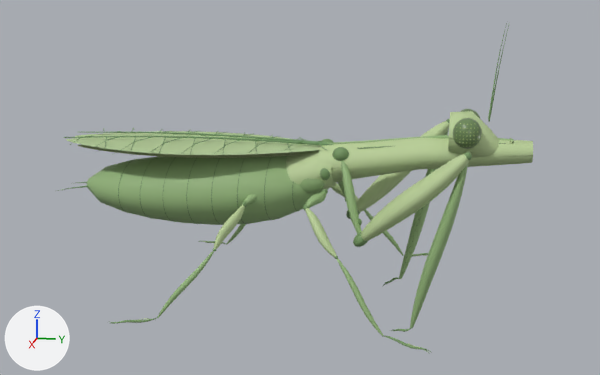
The glTF model assets/models/base1.glb, before and after one commit.
Camera for both pictures: a camera (50 mm lens) standing at (6.29, 1.07, 2.42) and looking at (0.0, -0.19, 0.85). The lights are fixed; the arrows at lower left show +X, +Y and +Z. The older version comes first. Where no turn or scale is listed for an object, it has been applied to the vertices. Vertices at exactly the same position are counted once.

In view in the first picture: 'Abdomen', 'Head', 'Leg_R_Mid_Femur', 'Pronotum', 'Raptor_L_Coxa', 'Raptor_L_Femur', 'Raptor_L_Tarsus', 'Raptor_L_Tibia', 'Raptor_R_Coxa', 'Raptor_R_Femur', 'Raptor_R_Tarsus', 'Raptor_R_Tibia', 'Thorax', 'Wing_L', 'Wing_R' and 11 more.
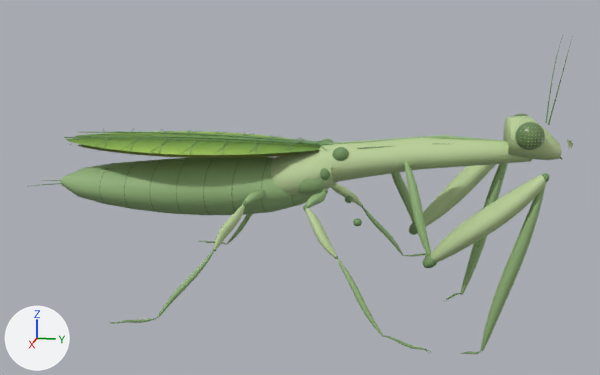
Where the newer file only moved an object's origin or applied its transform, the numbers keep the older frame.

Changed parts and their boxes [x1, y1, x2, y2] in the pictures (600 x 375 px):
'Abdomen', moved, rescaled: before [57, 156, 328, 225]; after [27, 157, 328, 215]
'Raptor_R_Femur', moved: before [353, 154, 469, 247]; after [423, 175, 547, 268]
'Head', reshaped (7% shorter): before [448, 23, 514, 157]; after [504, 35, 573, 160]
'Wing_R', surface changed (darker): [64, 135, 323, 159] in both
'Raptor_R_Tibia', moved: before [410, 152, 472, 328]; after [480, 173, 549, 351]
'Raptor_L_Femur', moved: before [346, 121, 449, 219]; after [409, 139, 504, 235]
'Raptor_L_Tibia', moved: before [399, 119, 450, 279]; after [460, 163, 508, 295]
'Raptor_R_Coxa', moved: before [341, 160, 362, 234]; after [404, 161, 431, 255]
'Wing_L', surface changed (darker): [75, 129, 322, 146] in both
'Raptor_L_Coxa', moved (mostly hidden before): before [337, 181, 345, 196]; after [391, 172, 415, 223]
'Raptor_R_Tarsus', moved: before [391, 328, 411, 332]; after [462, 351, 481, 354]
'Raptor_L_Tarsus', moved: before [383, 277, 399, 286]; after [446, 293, 460, 300]

Diff of the bpy script that builds the scene:
```diff
--- a/assets/models/base1.glb.py
+++ b/assets/models/base1.glb.py
@@ img_base1_forewing_albedo @@
+img_base1_forewing_albedo = load_image('Base1_Forewing_Albedo', '_unpacked/Base1_Forewing_Albedo', 512, 1024, 'sRGB')
@@ mat_wing @@
 mat_wing = bpy.data.materials.new('wing')
-# nodes: BsdfPrincipled, Mix, OutputMaterial, VertexColor
-# colours: green #b5ce9b, mixed with the vertex colours
+# nodes: BsdfPrincipled, Mix x2, OutputMaterial, TexImage, VertexColor
+# colours: green #c5e1a4, mixed with the vertex colours
+# uses the picture img_base1_forewing_albedo
@@ me_mantismesh @@
 # used by ob_abdomen; location = (0.0, 0.0, 0.002)
-me_mantismesh.from_pydata(...)  # 2146 vertices, 4148 faces; spans x -0.44..0.44, y -2.22..0.02, z 0.52..1.15
+me_mantismesh.from_pydata(...)  # 2146 vertices, 4148 faces; spans x -0.34..0.34, y -2.49..0.02, z 0.59..1.08
+# me_mantismesh part 1: the whole mesh is scaled about its middle by (0.78, 1.12, 0.78), then moved by (0.0, -0.13, 0.0)
 me_mantismesh.materials.append(mat_cuticle)
@@ me_mantismesh_003 @@
 # used by ob_head; location = (0.0, 0.34, 0.002)
-me_mantismesh_003.from_pydata(...)  # 6333 vertices, 12141 faces; spans x -0.343..0.343, y 0.621..1.092, z 1.133..2.153
+me_mantismesh_003.from_pydata(...)  # 6333 vertices, 12141 faces; spans x -0.314..0.288, y 1.026..1.517, z 1.145..2.063
+# me_mantismesh_003 part 2: the whole mesh is multiplied about its middle by the matrix ((0.876, -0.098, 0.0), (0.087, 0.995, 0.0), (0.0, 0.0, 0.9)), then moved by (-0.024, 0.422, -0.039)
 me_mantismesh_003.materials.append(mat_cuticle_light)
@@ ob_raptor_l_coxa @@
 ob_raptor_l_coxa = bpy.data.objects.new('Raptor_L_Coxa', me_mantismesh_006)
-ob_raptor_l_coxa.location = (-0.16, 0.0, 1.162)
+ob_raptor_l_coxa.location = (-0.16, 0.48, 1.162)
@@ ob_raptor_l_femur @@
 ob_raptor_l_femur = bpy.data.objects.new('Raptor_L_Femur', me_mantismesh_007)
-ob_raptor_l_femur.location = (-0.372, 0.197, 0.572)
+ob_raptor_l_femur.location = (-0.414, 0.717, 0.454)
@@ ob_raptor_l_tibia @@
 ob_raptor_l_tibia = bpy.data.objects.new('Raptor_L_Tibia', me_mantismesh_008)
-ob_raptor_l_tibia.location = (-0.539, 0.942, 1.317)
+ob_raptor_l_tibia.location = (-0.582, 1.462, 1.199)
@@ ob_raptor_l_tarsus @@
 ob_raptor_l_tarsus = bpy.data.objects.new('Raptor_L_Tarsus', me_mantismesh_009)
-ob_raptor_l_tarsus.location = (-0.463, 0.592, -0.023)
+ob_raptor_l_tarsus.location = (-0.506, 1.111, -0.141)
@@ ob_raptor_r_coxa @@
 ob_raptor_r_coxa = bpy.data.objects.new('Raptor_R_Coxa', me_mantismesh_010)
-ob_raptor_r_coxa.location = (0.16, 0.16, 1.162)
+ob_raptor_r_coxa.location = (0.16, 0.64, 1.162)
@@ ob_raptor_r_femur @@
 ob_raptor_r_femur = bpy.data.objects.new('Raptor_R_Femur', me_mantismesh_011)
-ob_raptor_r_femur.location = (0.372, 0.357, 0.572)
+ob_raptor_r_femur.location = (0.414, 0.877, 0.454)
@@ ob_raptor_r_tibia @@
 ob_raptor_r_tibia = bpy.data.objects.new('Raptor_R_Tibia', me_mantismesh_012)
-ob_raptor_r_tibia.location = (0.551, 1.101, 1.265)
+ob_raptor_r_tibia.location = (0.594, 1.62, 1.147)
@@ ob_raptor_r_tarsus @@
 ob_raptor_r_tarsus = bpy.data.objects.new('Raptor_R_Tarsus', me_mantismesh_013)
-ob_raptor_r_tarsus.location = (0.447, 0.752, -0.073)
+ob_raptor_r_tarsus.location = (0.49, 1.271, -0.191)
```
